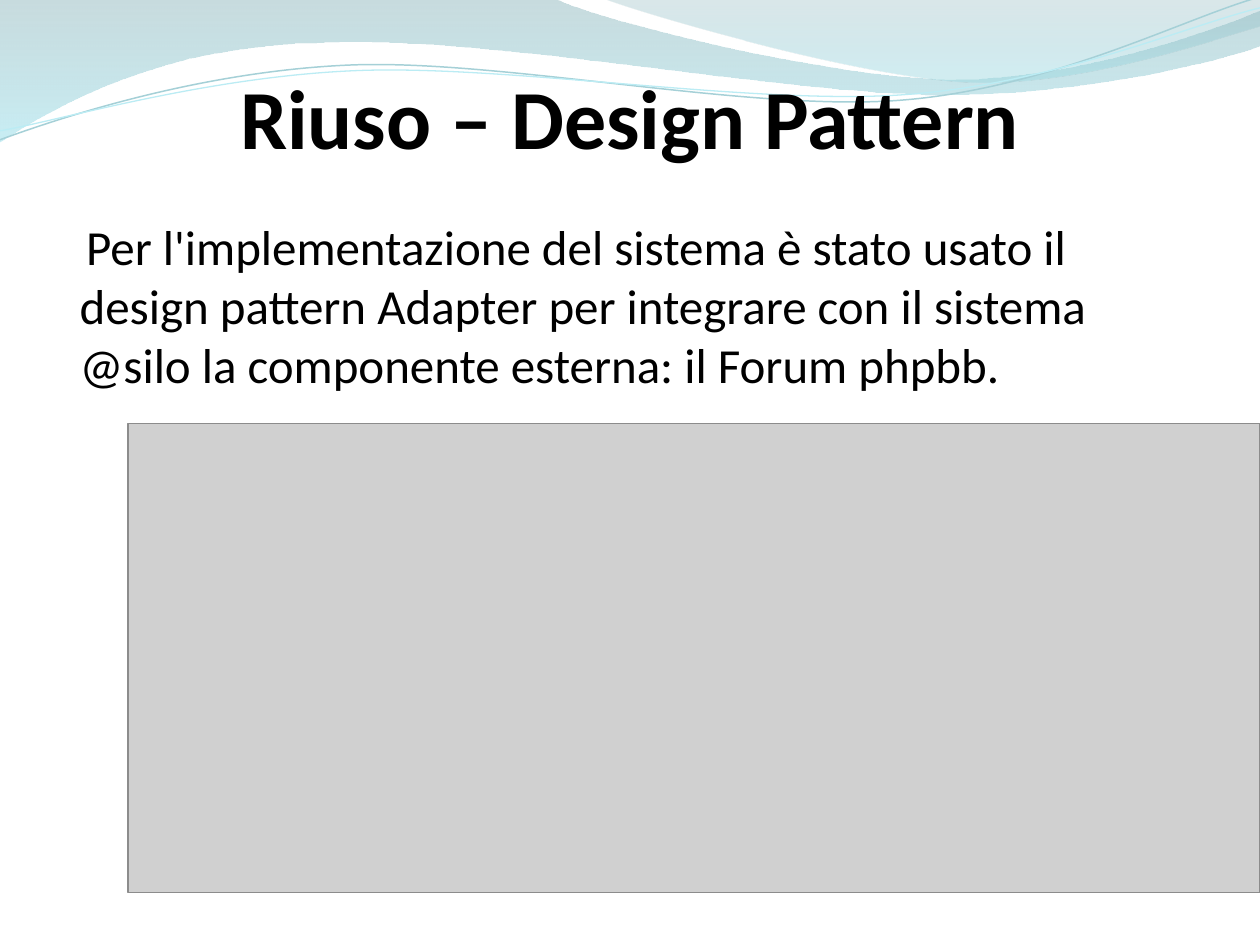
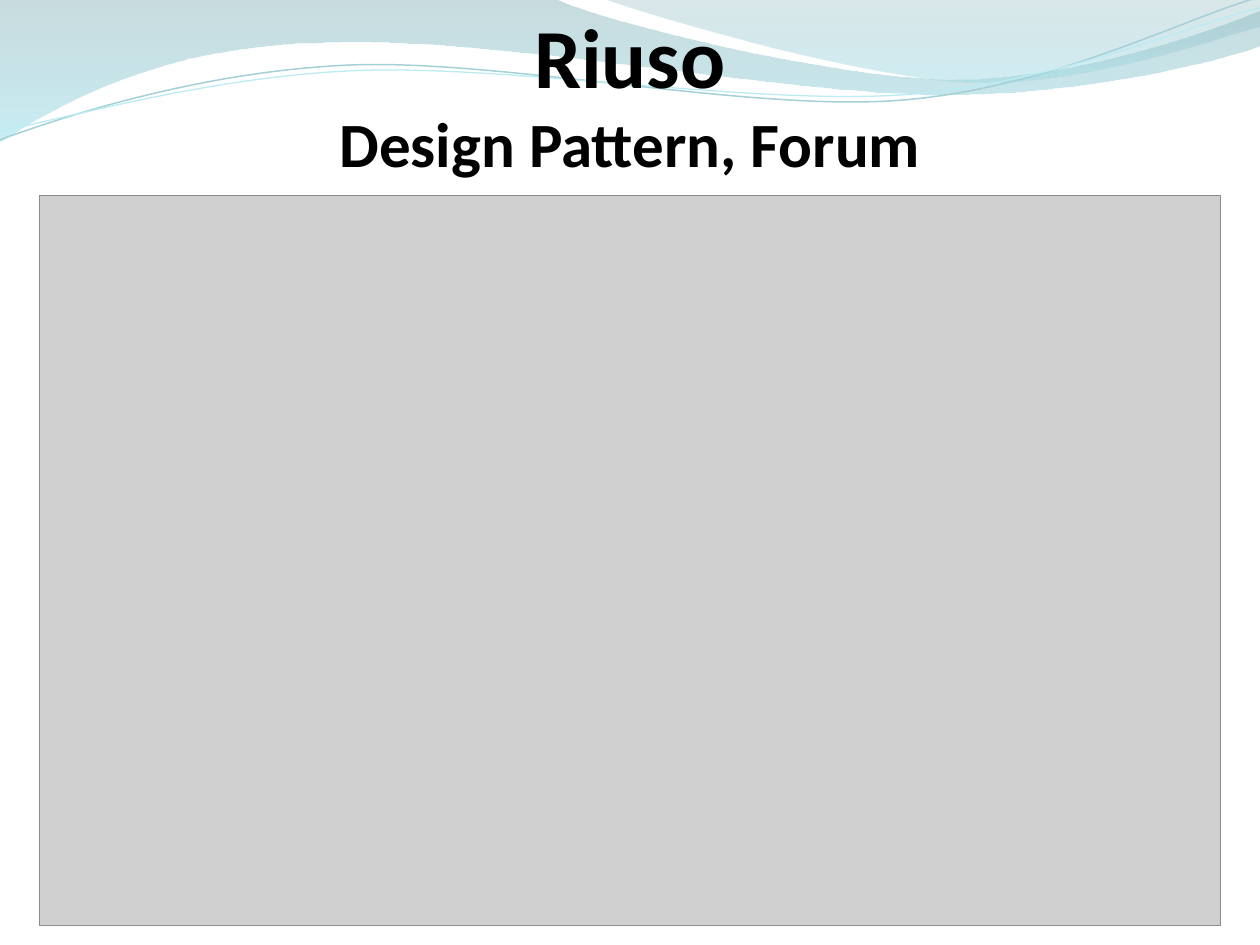
Before and after one commit to ammirate/at-silo, a slide deck: slide 27 of Presentazione/Atsilo3/Atsilo_H_PresentazioneFinale.pptx (slide 20 before the commit). Drawn at 1260x945 pixels with LibreOffice and Linux fonts; fonts in the diff are those of the drawing; grey boxes stand for pictures. Boxes give left, top, right and bottom in pixels: in the first picture for what was removed or moved away, otherwise in the second. Text is boxed around its words. In the diff, an @@ line names an element or a change of style, - is before the commit and + after.

```diff
--- a/Presentazione/Atsilo3/Atsilo_H_PresentazioneFinale.pptx
+++ b/Presentazione/Atsilo3/Atsilo_H_PresentazioneFinale.pptx
@@ text at box(339, 18, 920, 178): text changed; size 48 to 36 pt @@
-Riuso – Design Pattern
+Riuso
+Design Pattern, Forum
@@ picture: place and size @@
-picture at box(129, 423, 1260, 893)
+picture at box(39, 195, 1220, 925)
@@ text removed at box(80, 231, 1086, 391) @@
-Per l'implementazione del sistema è stato usato il design pattern Adapter per integrare con il sistema @silo la componente esterna: il Forum phpbb.
```
Also in this commit, not shown: 13 other slides changed, 14 slides added, 16 slides removed, 10 other files.
